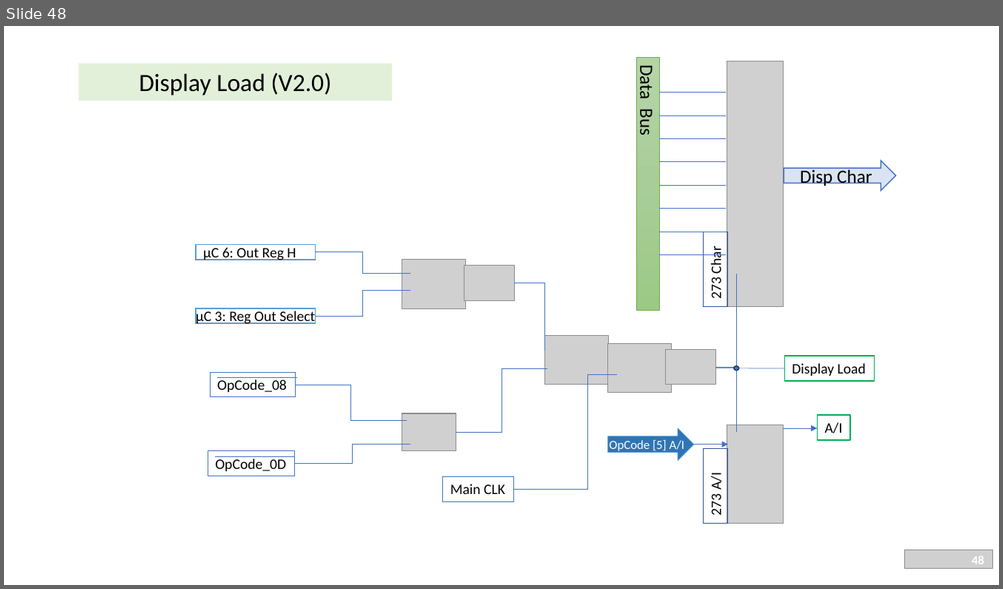
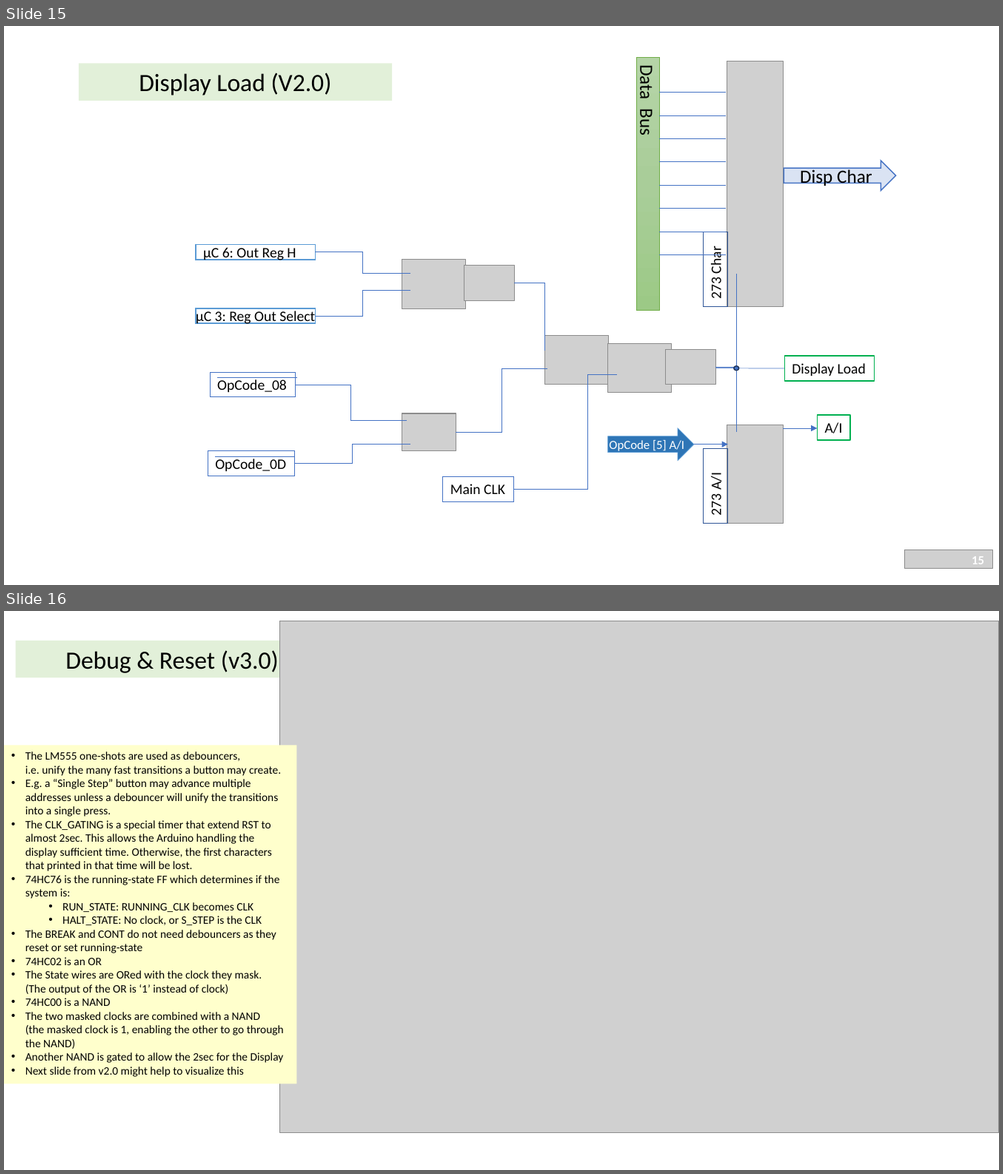
Before and after one commit to gilkeidar/ByteFrost, a slide deck: Documentation/ByteFrost v3.0.pptx. Shown one above the other, each under a label of ours: slide 48 before the commit, slides 15 and 16 after it. The pictures are 1003x589 and 1003x1174 pixels, drawn with LibreOffice and Linux fonts; fonts in the diff are those of the drawing; grey boxes stand for pictures; background and template pictures are left out. Boxes give left, top, right and bottom in pixels: in the first picture for what was removed or moved away, otherwise in the second. Text is boxed around its words. In the diff, an @@ line names an element or a change of style, - is before the commit and + after.

```diff
--- a/Documentation/ByteFrost v3.0.pptx
+++ b/Documentation/ByteFrost v3.0.pptx
@@ slide 16 added at (4,611,999,1170), background #FFFFFF @@
@@ picture added at (280,621,999,1133) @@
@@ title added at (15,641,329,678), fill #E2F0D9, 24 pt, text #000000 @@
+Debug & Reset (v3.0)
@@ rectangle added at (4,745,296,1084), fill #FFFFCC, 11 pt, text #000000 @@
+• The LM555 one-shots are used as debouncers,
+  i.e. unify the many fast transitions a button may create.
+• E.g. a “Single Step” button may advance multiple addresses unless a debouncer will unify the transitions into a single press.
+• The CLK_GATING is a special timer that extend RST to almost 2sec. This allows the Arduino handling the display sufficient time. Otherwise, the first characters that printed in that time will be lost.
+• 74HC76 is the running-state FF which determines if the system is:
+  • RUN_STATE: RUNNING_CLK becomes CLK
+  • HALT_STATE: No clock, or S_STEP is the CLK
+• The BREAK and CONT do not need debouncers as they
+  reset or set running-state
+• 74HC02 is an OR
+• The State wires are ORed with the clock they mask.
+  (The output of the OR is ‘1’ instead of clock)
+• 74HC00 is a NAND
+• The two masked clocks are combined with a NAND
+  (the masked clock is 1, enabling the other to go through the NAND)
+• Another NAND is gated to allow the 2sec for the Display
+• Next slide from v2.0 might help to visualize this
@@ page number added at (768,1130,992,1160), 12 pt, text #FFFFFF, bold @@
+16
@@ what was slide 48 is now slide 15 @@
@@ page number at (971,557,984,565): text changed @@
-48
+15
```
Also in this commit, not shown: 8 slides changed, 4 other slides added, 6 slides removed, 1 other file.
